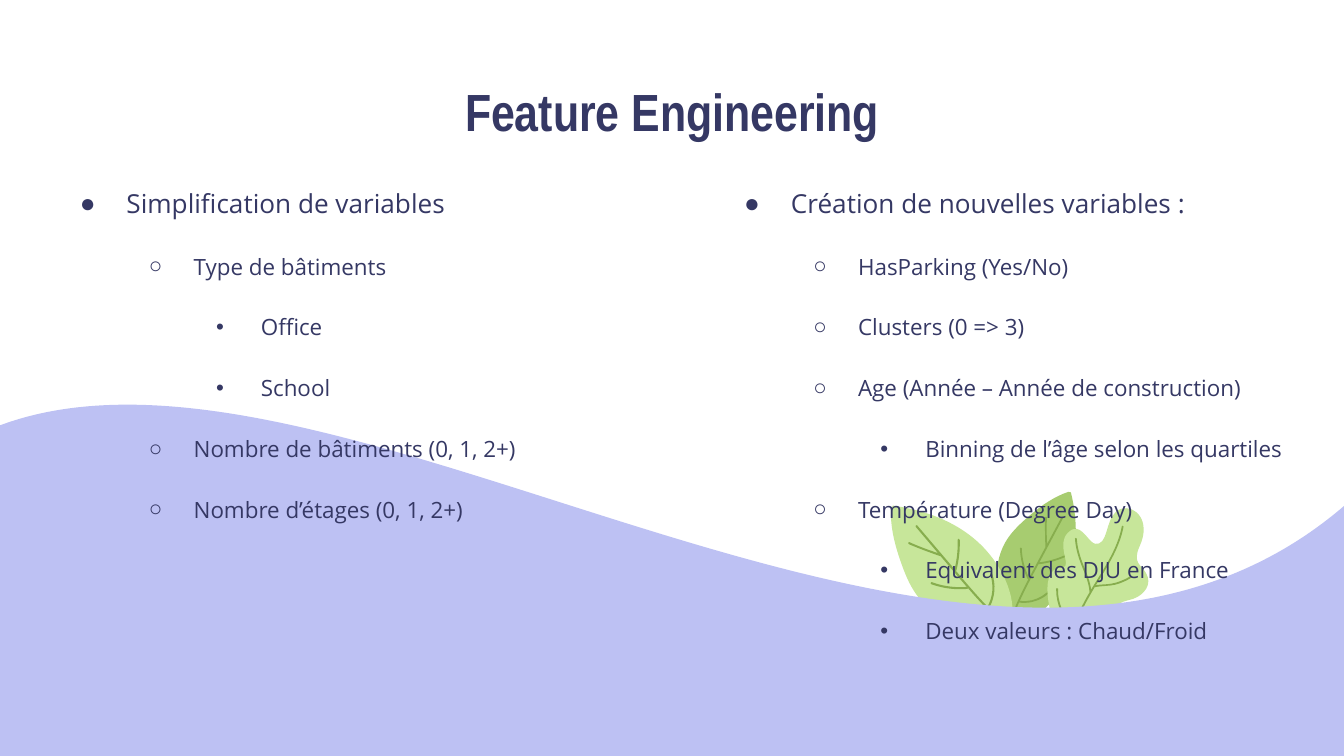
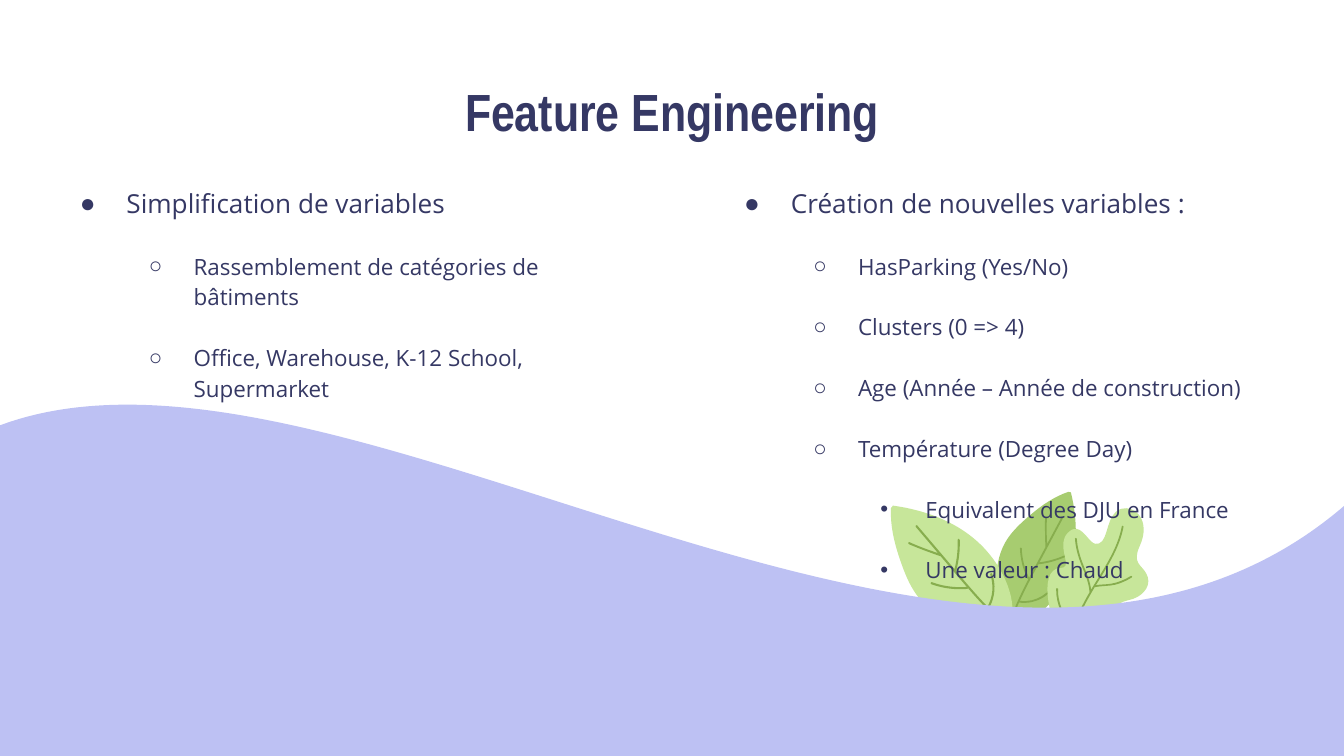
Before and after one commit to Sylvariane/Anticipez_les_besoins_en_electricite, a slide deck: slide 9 of Pélec_03_presentation.pptx. Drawn at 1344x756 pixels with LibreOffice and Linux fonts; fonts in the diff are those of the drawing. Boxes give left, top, right and bottom in pixels: in the first picture for what was removed or moved away, otherwise in the second. Text is boxed around its words. In the diff, an @@ line names an element or a change of style, - is before the commit and + after.

```diff
--- a/Pélec_03_presentation.pptx
+++ b/Pélec_03_presentation.pptx
@@ text at <box>194,258,538,403</box>: text changed @@
-  ○ Type de bâtiments
-    • Office
-    • School
-  ○ Nombre de bâtiments (0, 1, 2+)
-  ○ Nombre d’étages (0, 1, 2+)
+  ○ Rassemblement de catégories de bâtiments
+  ○ Office, Warehouse, K-12 School, Supermarket
@@ text at <box>858,318,1024,339</box>: text changed @@
-  ○ Clusters (0 => 3)
+  ○ Clusters (0 => 4)
@@ text at <box>925,440,1281,462</box>: paragraph removed @@
-    • Binning de l’âge selon les quartiles
@@ text at <box>925,558,1124,584</box>: text changed @@
-    • Deux valeurs : Chaud/Froid
+    • Une valeur : Chaud
```
Also in this commit, not shown: 22 other slides changed, 2 slides added, 2 other files.
